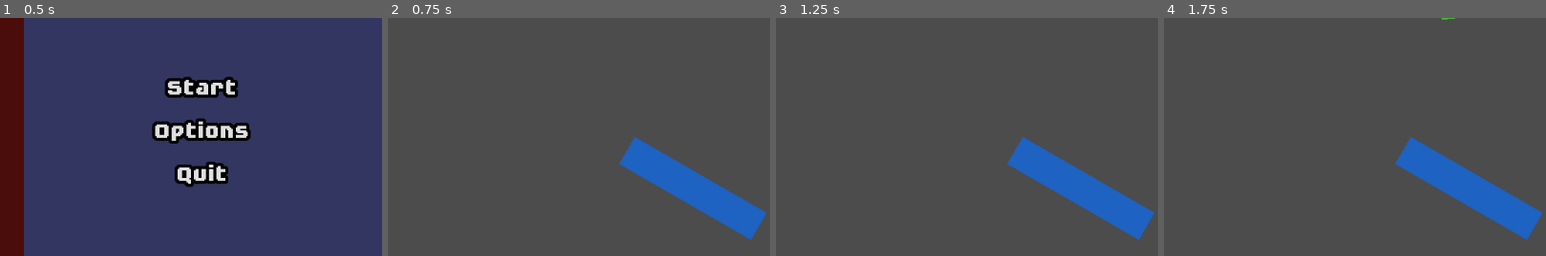
Above: before the commit, frames 1-4 (left to right).
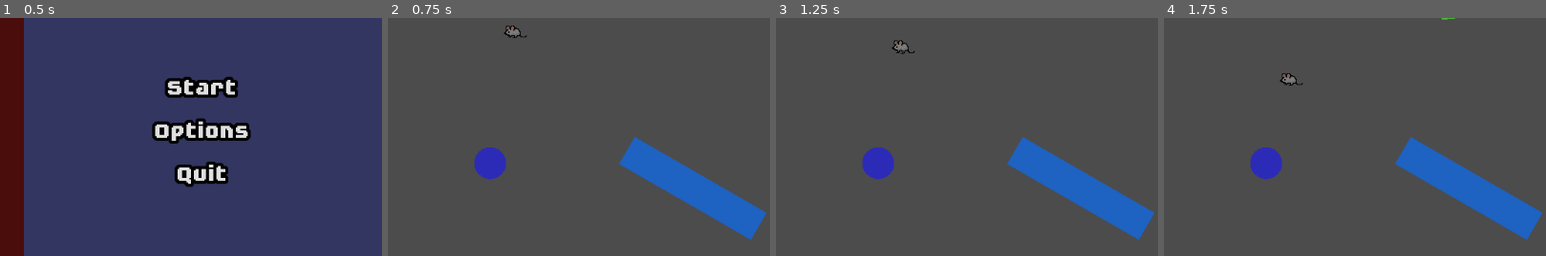
Above: after the commit, the same moments.

Repository: rkblake/TexasGameJam2021
Game: Godot game, scene res://scenes/main.tscn
Same seed, same stepped clock (60 frames per second), same inputs: the game is played once before the commit and once after it. The engine's default icon, where the game draws it, is replaced by a stand-in: a white triangle on a blue panel in a dark square.
Inputs (mouse positions are % of the whole screen's width and height, from its top left):
- Up to frame 1 (0.5 s): no input
- Up to frame 2 (0.75 s): click "Start" at 0.5 s
- Up to frame 3 (1.25 s): no input
- Up to frame 4 (1.75 s): move the mouse to (72, 45) at 1.27 s; hold Space (ui_select) from 1.28 s (still down)
The pictures show only the part of the screen within x 0-50%, y 26-76%; the shares and areas given below are measured in that part.

Frame 1 is identical in both runs. In frame 2, 1.1% of the frame differs, in the area x 22-37%, y 3-68%; in frame 3, 1.1%, in the area x 22-37%, y 9-68%; in frame 4, 1.1%.

Commit message:
added button and mouse scene

Diff:
--- /dev/null
+++ b/assets/ArtAssets/Mouse_Idle.tres
@@ -0,0 +1,16 @@
+[gd_resource type="AnimatedTexture" load_steps=5 format=2]
+
+[ext_resource path="res://assets/ArtAssets/Mouse_Idle_Animation 1_0.png" type="Texture" id=1]
+[ext_resource path="res://assets/ArtAssets/Mouse_Idle_Animation 1_1.png" type="Texture" id=2]
+[ext_resource path="res://assets/ArtAssets/Mouse_Idle_Animation 1_3.png" type="Texture" id=3]
+[ext_resource path="res://assets/ArtAssets/Mouse_Idle_Animation 1_2.png" type="Texture" id=4]
+
+[resource]
+frames = 4
+frame_0/texture = ExtResource( 1 )
+frame_1/texture = ExtResource( 2 )
+frame_1/delay_sec = 0.0
+frame_2/texture = ExtResource( 4 )
+frame_2/delay_sec = 0.0
+frame_3/texture = ExtResource( 3 )
+frame_3/delay_sec = 0.0
--- /dev/null
+++ b/scenes/Button.tscn
@@ -0,0 +1,32 @@
+[gd_scene load_steps=4 format=2]
+
+[ext_resource path="res://scripts/Button.gd" type="Script" id=1]
+
+[sub_resource type="CircleShape2D" id=1]
+radius = 21.4297
+
+[sub_resource type="CircleShape2D" id=2]
+radius = 88.9568
+
+[node name="Button" type="Node2D"]
+script = ExtResource( 1 )
+
+[node name="Center" type="Area2D" parent="."]
+
+[node name="CollisionShape2D" type="CollisionShape2D" parent="Center"]
+shape = SubResource( 1 )
+
+[node name="Polygon2D" type="Polygon2D" parent="."]
+color = Color( 0.176471, 0.172549, 0.721569, 1 )
+polygon = PoolVector2Array( 5.81688, -20.5861, 10.7725, -18.5259, 14.7816, -15.2964, 18.4008, -10.6191, 20.7394, -5.44079, 21.3519, 0.127331, 20.9065, 5.63977, 18.4565, 10.9852, 15.0043, 15.1612, 10.4384, 18.8362, 5.53848, 20.7294, -0.252369, 21.7316, -5.4864, 20.8407, -10.9988, 18.4464, -15.3976, 14.9942, -18.7942, 10.7068, -21.0771, 5.19432, -21.5783, 0.238693, -20.6317, -5.66351, -18.7385, -10.7305, -14.9522, -15.4077, -10.7204, -18.5259, -4.98527, -20.7531, -0.0853271, -21.4213 )
+
+[node name="Gravity" type="Area2D" parent="."]
+collision_layer = 2
+
+[node name="CollisionShape2D" type="CollisionShape2D" parent="Gravity"]
+shape = SubResource( 2 )
+
+[connection signal="body_entered" from="Center" to="." method="_on_Center_body_entered"]
+[connection signal="body_exited" from="Center" to="." method="_on_Center_body_exited"]
+[connection signal="body_entered" from="Gravity" to="." method="_on_Gravity_body_entered"]
+[connection signal="body_exited" from="Gravity" to="." method="_on_Gravity_body_exited"]
--- a/scenes/Game.tscn
+++ b/scenes/Game.tscn
@@ -1,7 +1,9 @@
-[gd_scene load_steps=7 format=2]
+[gd_scene load_steps=9 format=2]
 
 [ext_resource path="res://scripts/Game.gd" type="Script" id=1]
 [ext_resource path="res://scenes/Coin.tscn" type="PackedScene" id=2]
+[ext_resource path="res://scenes/Button.tscn" type="PackedScene" id=3]
+[ext_resource path="res://scenes/Mouse.tscn" type="PackedScene" id=4]
 
 [sub_resource type="PhysicsMaterial" id=3]
 friction = 0.36
@@ -57,3 +59,12 @@
 
 [node name="Coin" parent="." instance=ExtResource( 2 )]
 position = Vector2( 560.615, 477.538 )
+
+[node name="Button" parent="." instance=ExtResource( 3 )]
+position = Vector2( 137, 364 )
+
+[node name="Mouse" parent="." instance=ExtResource( 4 )]
+position = Vector2( 168, 186 )
+collision_layer = 3
+
+[connection signal="button_entered" from="Button" to="." method="_on_Button_button_entered"]
--- /dev/null
+++ b/scenes/Mouse.tscn
@@ -0,0 +1,23 @@
+[gd_scene load_steps=4 format=2]
+
+[ext_resource path="res://assets/ArtAssets/Mouse_Idle.tres" type="Texture" id=1]
+
+[sub_resource type="CircleShape2D" id=1]
+radius = 12.7922
+
+[sub_resource type="SpriteFrames" id=2]
+animations = [ {
+"frames": [ ExtResource( 1 ) ],
+"loop": true,
+"name": "default",
+"speed": 5.0
+} ]
+
+[node name="Mouse" type="RigidBody2D"]
+
+[node name="CollisionShape2D" type="CollisionShape2D" parent="."]
+shape = SubResource( 1 )
+
+[node name="AnimatedSprite" type="AnimatedSprite" parent="."]
+position = Vector2( 2.22725, -5.3454 )
+frames = SubResource( 2 )
--- /dev/null
+++ b/scripts/Button.gd
@@ -0,0 +1,25 @@
+extends Node2D
+
+signal button_entered(button)
+signal button_exited(button)
+signal button_pressed(button)
+signal button_released(button)
+
+func _ready():
+	pass
+
+
+func _on_Center_body_entered(body):
+	emit_signal('button_pressed', self)
+
+
+func _on_Center_body_exited(body):
+	emit_signal('button_released', self)
+
+
+func _on_Gravity_body_entered(body):
+	emit_signal('button_entered', self)
+
+
+func _on_Gravity_body_exited(body):
+	emit_signal('button_exited', self)
--- a/scripts/Game.gd
+++ b/scripts/Game.gd
@@ -2,8 +2,22 @@
 
 onready var options_scene: PackedScene = preload('res://scenes/Options.tscn')
 
+const GRAVITY = 800
+var is_in_button := false
+var _button
+
 func _ready():
 	pass
+
+
+func _physics_process(delta):
+	if is_in_button and Input.is_action_pressed('ui_select'):
+		$Mouse.sleeping = true
+#		var distance := Vector2(_button.position - $Mouse.position)
+#		var force := GRAVITY / distance.length_squared()
+#		$Mouse.add_central_force(distance.normalized() * force)
+#		if $Mouse.linear_velocity.normalized().dot(distance.normalized()) < 0:
+#			$Mouse.add_central_force(distance.normalized() * force * 0.5)
 
 
 func _input(event) -> void:
@@ -11,3 +25,8 @@
 		#TODO pause all physics objects, put them all in a group
 		var options = options_scene.instance()
 		$GUI.add_child(options)
+
+
+func _on_Button_button_entered(button):
+	is_in_button = true
+	_button = button
Not shown, added: assets/ArtAssets/Mouse_Idle_Animation 1_0.png.import
Not shown, added: assets/ArtAssets/Mouse_Idle_Animation 1_1.png.import
Not shown, added: assets/ArtAssets/Mouse_Idle_Animation 1_2.png.import
Not shown, added: assets/ArtAssets/Mouse_Idle_Animation 1_3.png.import
Not shown, added: .gitignore
